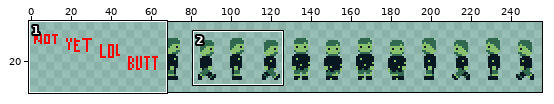
Sprite sheet: unfinishedart/playerstripscaled.png. Above: a wide view before the commit, with the close-up outlined.
Close-up. Before the edit:
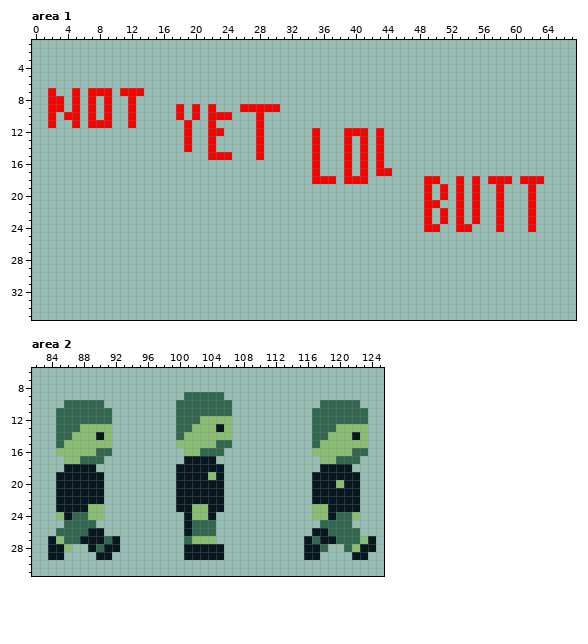
The file is 1024x256 pixels, drawn in blocks of 4x4; one block is one cell here. Shown: area 1: x 0..67, y 1..35; area 2: x 82..125, y 6..31. The wide view leaves out empty margins.
After the commit:
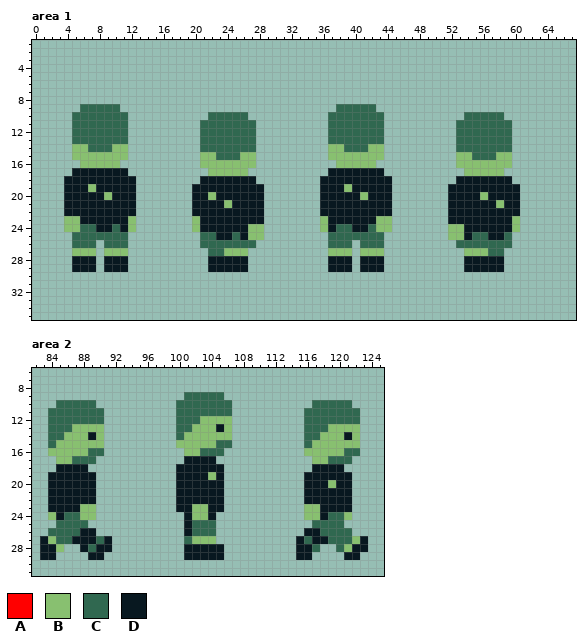
Palette (. is transparent): A #ff0000  B #88c070  C #306850  D #081820
Difference:
Area 1:
y 7: x 2 A -> .; x 5 A -> .; x 7..9 AAA -> ...; x 11..13 AAA -> ...
y 8: x 2..3 AA -> ..; x 5 A -> .; x 7 A -> .; x 9 A -> .; x 12 A -> .
y 9: x 2..3 AA -> ..; x 5..10 A.A.A. -> .CCCCC; x 12 A -> .; x 18 A -> .; x 20 A -> .; x 22 A -> .; x 26..30 AAAAA -> .....; x 38..42 ..... -> CCCCC
y 10: x 2 A -> .; x 4..12 AA.A.A..A -> .CCCCCCC.; x 18 A -> .; x 20 A -> .; x 22..26 AAA.. -> CCCCC; x 28 A -> .; x 37..43 ....... -> CCCCCCC; x 54..58 ..... -> CCCCC
y 11: x 2 A -> .; x 5..12 A.AAA..A -> CCCCCCC.; x 19 A -> .; x 21..28 .A.....A -> CCCCCCC.; x 37..43 ....... -> CCCCCCC; x 53..59 ....... -> CCCCCCC
y 12: x 5..11 ....... -> CCCCCCC; x 19 A -> .; x 21..28 .AA....A -> CCCCCCC.; x 35 A -> .; x 37..43 ..AAA.A -> CCCCCCC; x 53..59 ....... -> CCCCCCC
y 13: x 5..11 ....... -> CCCCCCC; x 19 A -> .; x 21..28 .A.....A -> CCCCCCC.; x 35 A -> .; x 37..43 ..A.A.A -> CCCCCCC; x 53..59 ....... -> CCCCCCC
y 14: x 5..11 ....... -> BBCCCBB; x 19 A -> .; x 21..28 .A.....A -> CCCCCCC.; x 35 A -> .; x 37..43 ..A.A.A -> BBCCCBB; x 53..59 ....... -> CCCCCCC
y 15: x 5..11 ....... -> BBBBBBB; x 21..28 .AAA...A -> BBCCCBB.; x 35 A -> .; x 37..43 ..A.A.A -> BBBBBBB; x 53..59 ....... -> BBCCCBB
y 16: x 6..10 ..... -> BBBBB; x 21..27 ....... -> BBBBBBB; x 35 A -> .; x 38..43 .A.A.A -> BBBBB.; x 53..59 ....... -> BBBBBBB
y 17: x 5..11 ....... -> DDDDDDD; x 22..26 ..... -> BBBBB; x 35 A -> .; x 37..44 ..A.A.AA -> DDDDDDD.; x 54..58 ..... -> BBBBB
y 18: x 4..12 ......... -> DDDDDDDDD; x 21..27 ....... -> DDDDDDD; x 35..44 AAA.AAA... -> .DDDDDDDDD; x 49..50 AA -> ..; x 53..59 A.A.AAA -> DDDDDDD; x 61..63 AAA -> ...
y 19: x 4..12 ......... -> DDDBDDDDD; x 20..28 ......... -> DDDDDDDDD; x 36..44 ......... -> DDDBDDDDD; x 49 A -> .; x 51..60 A.A.A..A.. -> .DDDDDDDDD; x 62 A -> .
y 20: x 4..12 ......... -> DDDDDBDDD; x 20..28 ......... -> DDBDDDDDD; x 36..44 ......... -> DDDDDBDDD; x 49 A -> .; x 51..60 A.A.A..A.. -> .DDDDBDDDD; x 62 A -> .
y 21: x 4..12 ......... -> DDDDDDDDD; x 20..28 ......... -> DDDDBDDDD; x 36..44 ......... -> DDDDDDDDD; x 49..50 AA -> ..; x 52..60 .A.A..A.. -> DDDDDDBDD; x 62 A -> .
y 22: x 4..12 ......... -> DDDDDDDDD; x 20..28 ......... -> DDDDDDDDD; x 36..44 ......... -> DDDDDDDDD; x 49 A -> .; x 51..60 A.A.A..A.. -> .DDDDDDDDD; x 62 A -> .
y 23: x 4..12 ......... -> BBDDDDDDB; x 20..28 ......... -> BDDDDDDDD; x 36..44 ......... -> BDDDDDDBB; x 49 A -> .; x 51..60 A.A.A..A.. -> .DDDDDDDDB; x 62 A -> .
y 24: x 4..12 ......... -> BBCCDDCDB; x 20..28 ......... -> BDDDDDDBB; x 36..44 ......... -> BDCCDDCBB; x 49..50 AA -> ..; x 52..60 .AA...A.. -> BBDDDDDDB; x 62 A -> .
y 25: x 5..11 ....... -> CCCCCCC; x 21..28 ........ -> CCDDCDBB; x 37..43 ....... -> CCCCCCC; x 52..59 ........ -> BBDCCDDC
y 26: x 5..7 ... -> CCC; x 9..11 ... -> CCC; x 21..27 ....... -> CCCCCCC; x 37..39 ... -> CCC; x 41..43 ... -> CCC; x 53..59 ....... -> CCCCCCC
y 27: x 5..7 ... -> BBB; x 9..11 ... -> BBB; x 22..26 ..... -> CCBBB; x 37..39 ... -> BBB; x 41..43 ... -> BBB; x 54..58 ..... -> BBBCC
y 28..29: x 5..7 ... -> DDD; x 9..11 ... -> DDD; x 22..26 ..... -> DDDDD; x 37..39 ... -> DDD; x 41..43 ... -> DDD; x 54..58 ..... -> DDDDD
Area 2:
y 10: x 85 . -> C; x 90 C -> .; x 117 . -> C; x 122 C -> .
y 11..12: x 84 . -> C; x 91 C -> .; x 116 . -> C; x 123 C -> .
y 13: x 84 . -> C; x 87 C -> B; x 91 B -> .; x 116 . -> C; x 119 C -> B; x 123 B -> .
y 14: x 84 . -> C; x 86 C -> B; x 89..91 BDB -> DB.; x 116 . -> C; x 118 C -> B; x 121..123 BDB -> DB.
y 15: x 84..85 .C -> CB; x 91 B -> .; x 116..117 .C -> CB; x 123 B -> .
y 16: x 84 . -> B; x 89 B -> C; x 91 C -> .; x 116 . -> B; x 121 B -> C; x 123 C -> .
y 17: x 85 . -> B; x 87 B -> C; x 90 C -> .; x 117 . -> B; x 119 B -> C; x 122 C -> .
y 18: x 85 . -> D; x 89 D -> .; x 117 . -> D; x 121 D -> .
y 19: x 84 . -> D; x 90 D -> .; x 116 . -> D; x 122 D -> .
y 20: x 84 . -> D; x 90 D -> .; x 116 . -> D; x 119..120 DB -> BD; x 122 D -> .
y 21..22: x 84 . -> D; x 90 D -> .; x 116 . -> D; x 122 D -> .
y 23: x 84 . -> D; x 88 D -> B; x 90 B -> .; x 116 . -> B; x 118 B -> D; x 122 D -> .
y 24: x 84..86 .BD -> BDC; x 88 C -> B; x 90 B -> .; x 116 . -> B; x 118..119 BD -> DC; x 121..122 CB -> B.
y 25: x 85 . -> C; x 89 C -> .; x 117 . -> C; x 121 C -> .
y 26: x 84 . -> C; x 88 C -> D; x 90 D -> .; x 116 . -> D; x 118 D -> C; x 122 C -> .
y 27: x 83..85 .DB -> DBC; x 87 C -> D; x 90..92 DCD -> CD.; x 115..117 .DC -> DCD; x 119 D -> C; x 122..124 CBD -> BD.
y 28: x 83 . -> D; x 85..86 DB -> B.; x 88..90 .DC -> DCD; x 92 D -> .; x 115 . -> D; x 117..118 DC -> C.; x 120..122 .CB -> CBD; x 124 D -> .
y 29: x 83 . -> D; x 85 D -> .; x 89 . -> D; x 91 D -> .; x 115 . -> D; x 117 D -> .; x 121 . -> D; x 123 D -> .
Where, in picture pixels (left, top, right, bottom), the same in both close-ups:
changed: (48, 88, 144, 272)
changed: (176, 104, 392, 272)
changed: (424, 112, 544, 272)
changed: (40, 400, 120, 560)
changed: (296, 400, 376, 560)
